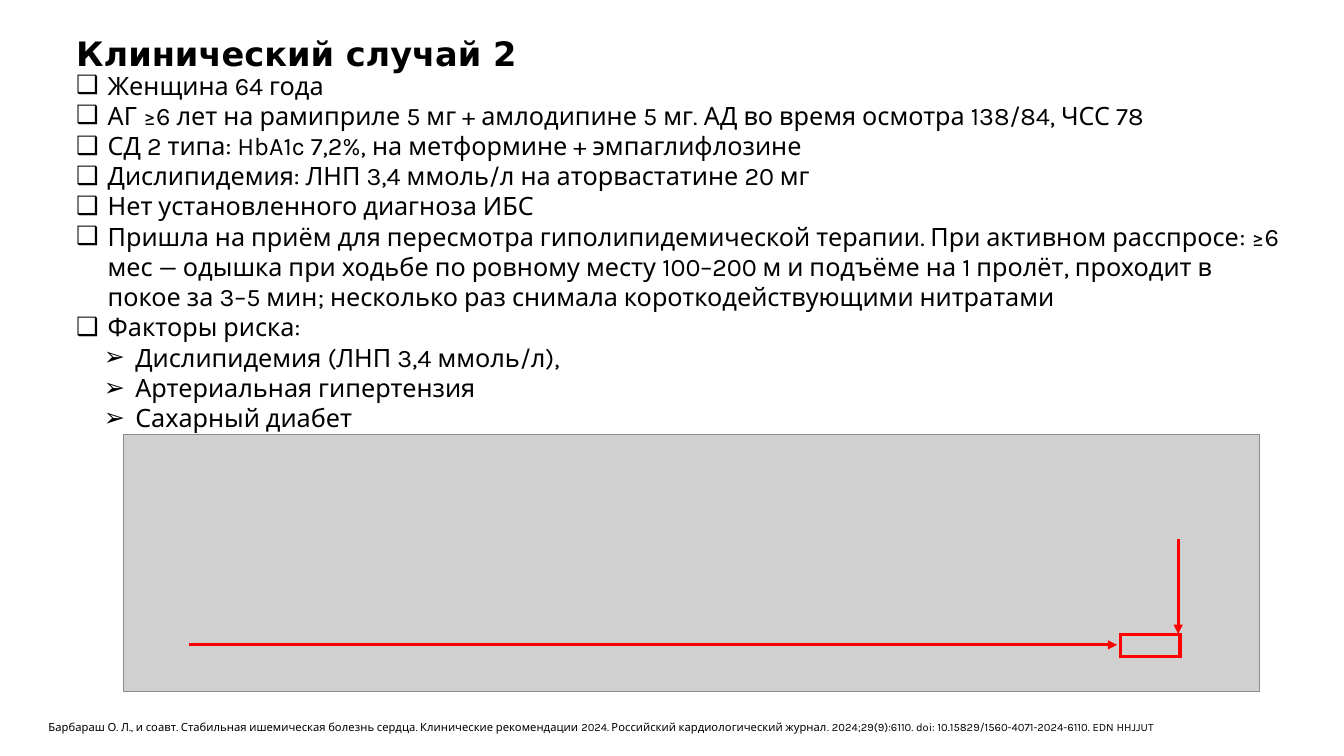
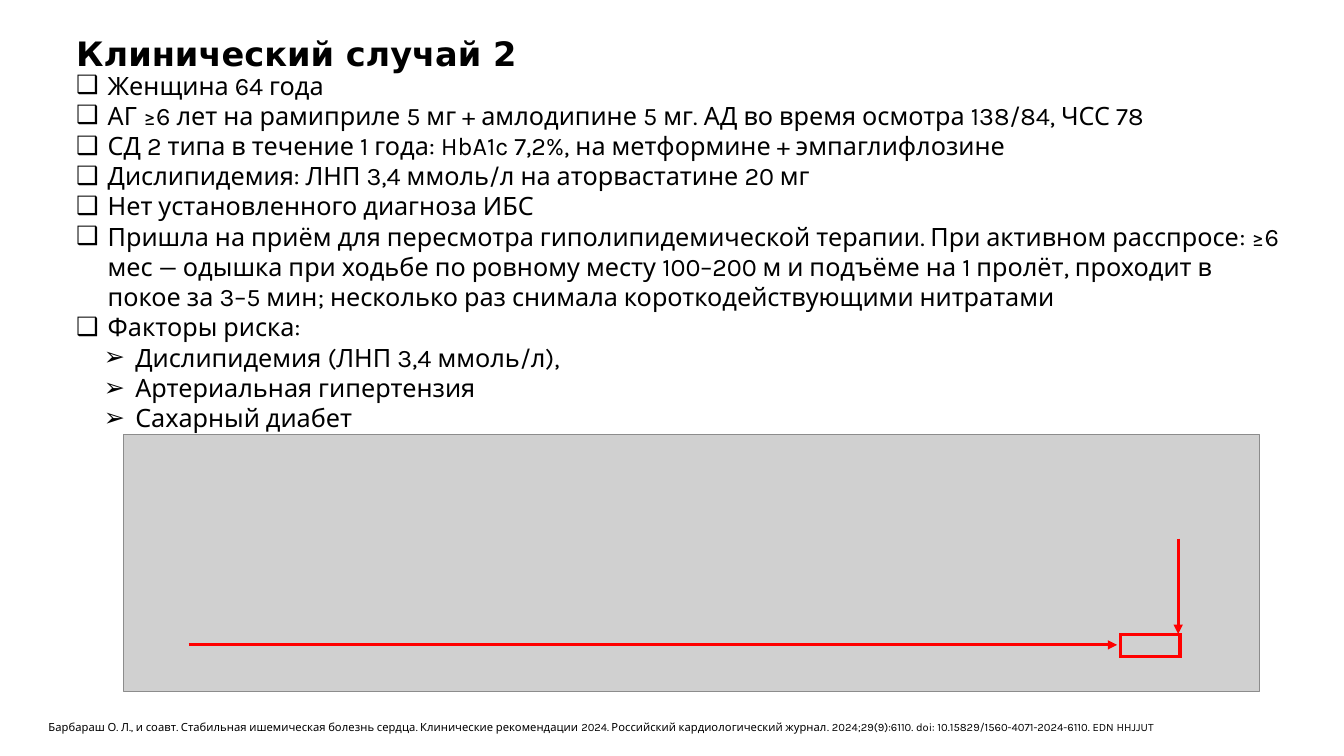
Before and after one commit to AronovMik/Evgeny_merck, a slide deck: slide 9 of tasks/slides/2026-06-15_shkola-ibs_cases_FINAL.pptx. Drawn at 1344x756 pixels with LibreOffice and Linux fonts; fonts in the diff are those of the drawing; grey boxes stand for pictures. Boxes give left, top, right and bottom in pixels: in the first picture for what was removed or moved away, otherwise in the second. Text is boxed around its words. In the diff, an @@ line names an element or a change of style, - is before the commit and + after.

```diff
--- a/tasks/slides/2026-06-15_shkola-ibs_cases_FINAL.pptx
+++ b/tasks/slides/2026-06-15_shkola-ibs_cases_FINAL.pptx
@@ text at box(108, 136, 1005, 161): text changed @@
-❑ СД 2 типа: HbA1c 7,2%, на метформине + эмпаглифлозине
+❑ СД 2 типа в течение 1 года: HbA1c 7,2%, на метформине + эмпаглифлозине
```
Also in this commit, not shown: 2 other slides changed, 1 other file.
